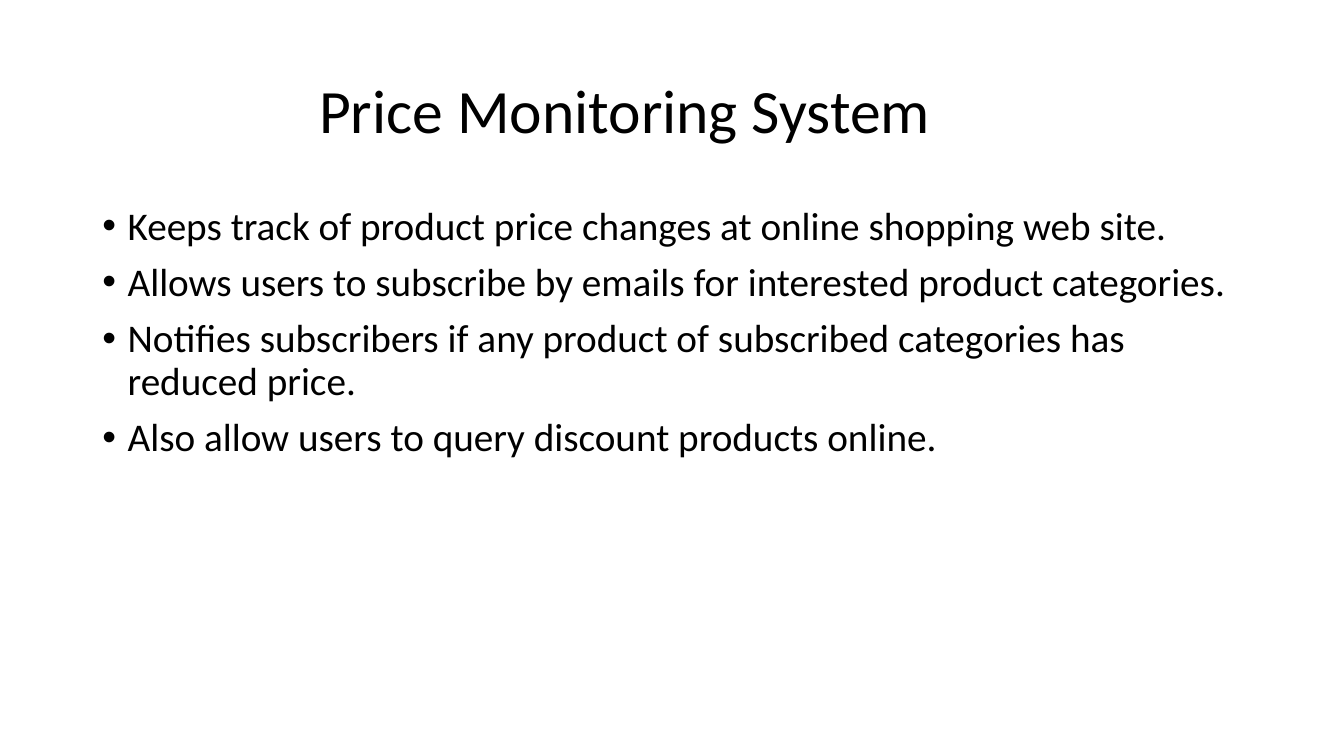
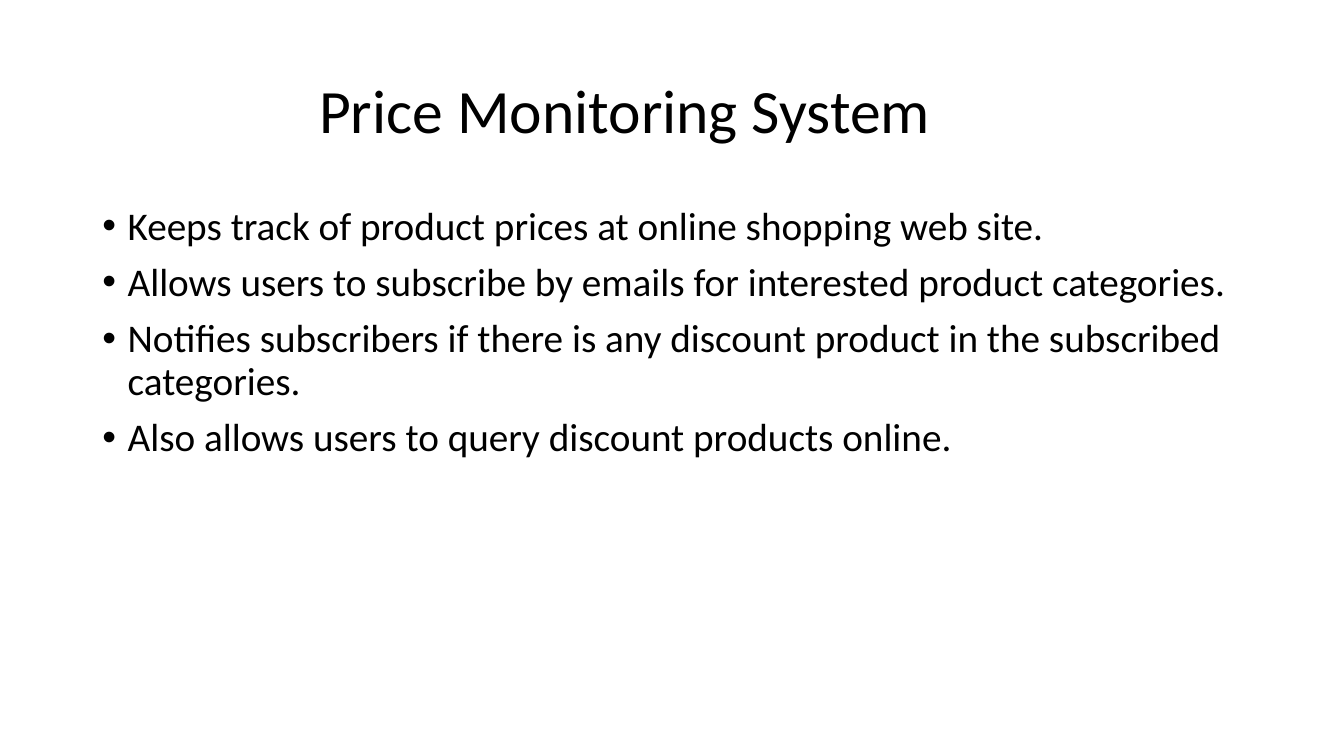
Before and after one commit to youhusky/price-monitoring-system, a slide deck: slide 1 of PriceMonitoringDesign.pptx. Drawn at 1344x756 pixels with LibreOffice and Linux fonts; fonts in the diff are those of the drawing. Boxes give left, top, right and bottom in pixels: in the first picture for what was removed or moved away, otherwise in the second. Text is boxed around its words. In the diff, an @@ line names an element or a change of style, - is before the commit and + after.

```diff
--- a/PriceMonitoringDesign.pptx
+++ b/PriceMonitoringDesign.pptx
@@ text at [128,212,1043,247]: text changed @@
-• Keeps track of product price changes at online shopping web site.
+• Keeps track of product prices at online shopping web site.
@@ text at [128,324,1220,458]: text changed @@
-• Notifies subscribers if any product of subscribed categories has reduced price.
-• Also allow users to query discount products online.
+• Notifies subscribers if there is any discount product in the subscribed categories.
+• Also allows users to query discount products online.
```
Also in this commit, not shown: 2 other slides changed, 17 other files.
